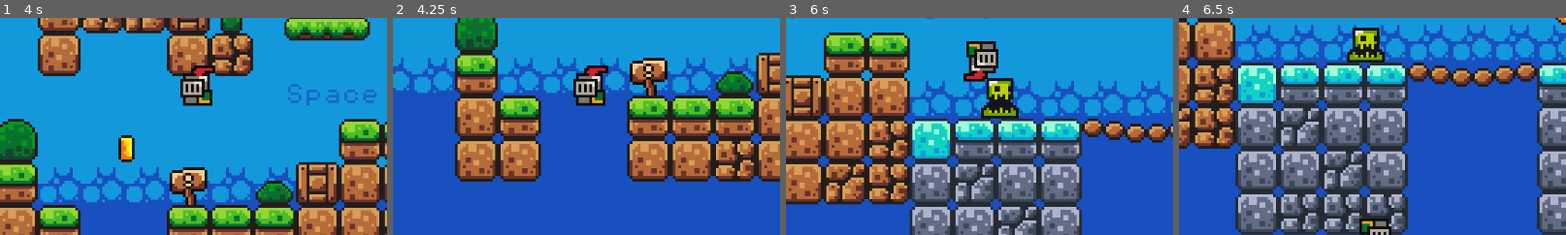
Above: before the commit, frames 1-4 (left to right).
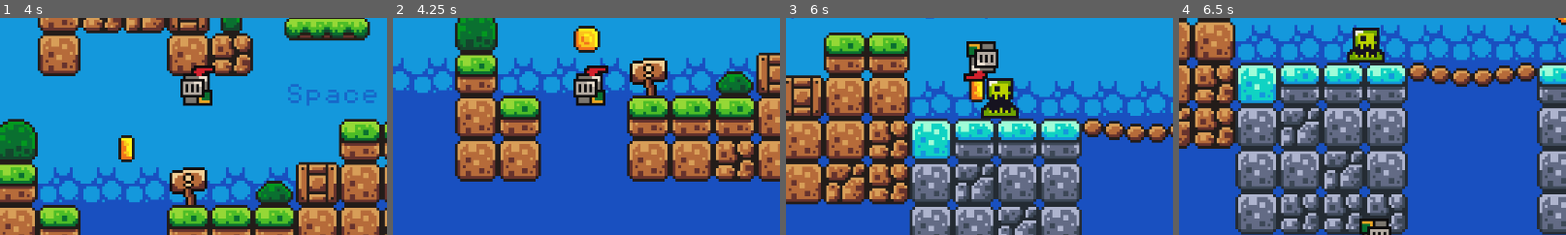
Above: after the commit, the same moments.

Repository: RizalAnas00/Godot-Game-1
Game: Godot game, scene res://Scenes/game.tscn
Same seed, same stepped clock (60 frames per second), same inputs: the game is played once before the commit and once after it. This scene is started directly instead of the project's main scene.
Inputs:
- Up to frame 1 (4 s): hold Right (move_right) 0.53-2.03 s; tap Space (jump) at 0.6, 0.77, 1.07, 1.35, 1.52, 1.82, 2.1, 2.85, 3.02, 3.32, 3.6, 3.77 s; hold A (move_left) from 2.03 s (still down)
- Up to frame 2 (4.25 s): keep holding A (move_left); tap Space (jump) at 4.07 s
- Up to frame 3 (6 s): release A (move_left) at 4.28 s; hold Right (move_right) from 4.28 s (still down); tap Space (jump) at 4.35, 4.52, 4.82, 5.1, 5.85 s
- Up to frame 4 (6.5 s): keep holding Right (move_right); tap Space (jump) at 6.02, 6.32 s
The pictures show only the part of the screen within x 25-75%, y 30-80%; the shares and areas given below are measured in that part.

Frame 1 is identical in both runs. In frame 2, 0.8% of the frame differs, in the area x 46-54%, y 3-17%; in frame 3, 0.4%; in frame 4, nothing differs.

Commit message:
SFX, Music

Diff:
--- a/Scenes/coin.tscn
+++ b/Scenes/coin.tscn
@@ -1,7 +1,8 @@
-[gd_scene load_steps=17 format=3 uid="uid://dxikn1tl404dn"]
+[gd_scene load_steps=21 format=3 uid="uid://dxikn1tl404dn"]
 
 [ext_resource type="Script" path="res://Scripts/coin.gd" id="1_adl8s"]
 [ext_resource type="Texture2D" uid="uid://cwic22n7yu80r" path="res://Assets/sprites/coin.png" id="1_cqgsv"]
+[ext_resource type="AudioStream" uid="uid://doqwxlpvgte2c" path="res://Assets/sounds/coin.wav" id="3_1iuqx"]
 
 [sub_resource type="AtlasTexture" id="AtlasTexture_157jw"]
 atlas = ExtResource("1_cqgsv")
@@ -98,6 +99,104 @@
 [sub_resource type="CircleShape2D" id="CircleShape2D_oqys8"]
 radius = 5.0
 
+[sub_resource type="Animation" id="Animation_pefm1"]
+resource_name = "pickup_animation"
+tracks/0/type = "value"
+tracks/0/imported = false
+tracks/0/enabled = true
+tracks/0/path = NodePath("AnimatedSprite2D:visible")
+tracks/0/interp = 1
+tracks/0/loop_wrap = true
+tracks/0/keys = {
+"times": PackedFloat32Array(0.0666667),
+"transitions": PackedFloat32Array(1),
+"update": 1,
+"values": [false]
+}
+tracks/1/type = "value"
+tracks/1/imported = false
+tracks/1/enabled = true
+tracks/1/path = NodePath("CollisionShape2D:disabled")
+tracks/1/interp = 1
+tracks/1/loop_wrap = true
+tracks/1/keys = {
+"times": PackedFloat32Array(0.0666667),
+"transitions": PackedFloat32Array(1),
+"update": 1,
+"values": [true]
+}
+tracks/2/type = "value"
+tracks/2/imported = false
+tracks/2/enabled = true
+tracks/2/path = NodePath("PickupSFX:playing")
+tracks/2/interp = 1
+tracks/2/loop_wrap = true
+tracks/2/keys = {
+"times": PackedFloat32Array(0.0666667),
+"transitions": PackedFloat32Array(1),
+"update": 1,
+"values": [true]
+}
+tracks/3/type = "method"
+tracks/3/imported = false
+tracks/3/enabled = true
+tracks/3/path = NodePath(".")
+tracks/3/interp = 1
+tracks/3/loop_wrap = true
+tracks/3/keys = {
+"times": PackedFloat32Array(1),
+"transitions": PackedFloat32Array(1),
+"values": [{
+"args": [],
+"method": &"queue_free"
+}]
+}
+
+[sub_resource type="Animation" id="Animation_je5g7"]
+length = 0.001
+tracks/0/type = "value"
+tracks/0/imported = false
+tracks/0/enabled = true
+tracks/0/path = NodePath("AnimatedSprite2D:visible")
+tracks/0/interp = 1
+tracks/0/loop_wrap = true
+tracks/0/keys = {
+"times": PackedFloat32Array(0),
+"transitions": PackedFloat32Array(1),
+"update": 1,
+"values": [true]
+}
+tracks/1/type = "value"
+tracks/1/imported = false
+tracks/1/enabled = true
+tracks/1/path = NodePath("CollisionShape2D:disabled")
+tracks/1/interp = 1
+tracks/1/loop_wrap = true
+tracks/1/keys = {
+"times": PackedFloat32Array(0),
+"transitions": PackedFloat32Array(1),
+"update": 1,
+"values": [false]
+}
+tracks/2/type = "value"
+tracks/2/imported = false
+tracks/2/enabled = true
+tracks/2/path = NodePath("PickupSFX:playing")
+tracks/2/interp = 1
+tracks/2/loop_wrap = true
+tracks/2/keys = {
+"times": PackedFloat32Array(0),
+"transitions": PackedFloat32Array(1),
+"update": 1,
+"values": [false]
+}
+
+[sub_resource type="AnimationLibrary" id="AnimationLibrary_5pa8c"]
+_data = {
+"RESET": SubResource("Animation_je5g7"),
+"pickup_animation": SubResource("Animation_pefm1")
+}
+
 [node name="coin" type="Area2D"]
 collision_mask = 2
 script = ExtResource("1_adl8s")
@@ -109,4 +208,13 @@
 [node name="CollisionShape2D" type="CollisionShape2D" parent="."]
 shape = SubResource("CircleShape2D_oqys8")
 
+[node name="PickupSFX" type="AudioStreamPlayer2D" parent="."]
+stream = ExtResource("3_1iuqx")
+bus = &"SFX"
+
+[node name="AnimationPlayer" type="AnimationPlayer" parent="."]
+libraries = {
+"": SubResource("AnimationLibrary_5pa8c")
+}
+
 [connection signal="body_entered" from="." to="." method="_on_body_entered"]
--- a/Scenes/killzone.tscn
+++ b/Scenes/killzone.tscn
@@ -1,6 +1,7 @@
-[gd_scene load_steps=2 format=3 uid="uid://b1xdvsmdxcr4c"]
+[gd_scene load_steps=3 format=3 uid="uid://b1xdvsmdxcr4c"]
 
 [ext_resource type="Script" path="res://Scripts/killzone.gd" id="1_uet85"]
+[ext_resource type="AudioStream" uid="uid://dmtxy4gutnlug" path="res://Assets/sounds/hurt.wav" id="2_s61ah"]
 
 [node name="Killzone" type="Area2D"]
 collision_mask = 2
@@ -10,5 +11,9 @@
 wait_time = 0.5
 one_shot = true
 
+[node name="hurtSFX" type="AudioStreamPlayer2D" parent="."]
+stream = ExtResource("2_s61ah")
+bus = &"SFX"
+
 [connection signal="body_entered" from="." to="." method="_on_body_entered"]
 [connection signal="timeout" from="Timer" to="." method="_on_timer_timeout"]
--- /dev/null
+++ b/Scenes/music.tscn
@@ -0,0 +1,8 @@
+[gd_scene load_steps=2 format=3 uid="uid://gro3s7lq0pu4"]
+
+[ext_resource type="AudioStream" uid="uid://ucox588fsohq" path="res://Assets/music/time_for_adventure.mp3" id="1_q404v"]
+
+[node name="Music" type="AudioStreamPlayer2D"]
+stream = ExtResource("1_q404v")
+autoplay = true
+bus = &"Music"
--- a/Scenes/player.tscn
+++ b/Scenes/player.tscn
@@ -1,7 +1,8 @@
-[gd_scene load_steps=26 format=3 uid="uid://b88bl3n5y7126"]
+[gd_scene load_steps=27 format=3 uid="uid://b88bl3n5y7126"]
 
 [ext_resource type="Texture2D" uid="uid://cyr3x5rdbjvma" path="res://Assets/sprites/knight.png" id="1_ahnhs"]
 [ext_resource type="Script" path="res://Scripts/player.gd" id="1_pccfm"]
+[ext_resource type="AudioStream" uid="uid://dpmd6bar337j0" path="res://Assets/sounds/jump.wav" id="3_fhefy"]
 
 [sub_resource type="AtlasTexture" id="AtlasTexture_31nki"]
 atlas = ExtResource("1_ahnhs")
@@ -185,3 +186,6 @@
 [node name="CollisionShape2D" type="CollisionShape2D" parent="."]
 position = Vector2(0, -5)
 shape = SubResource("CircleShape2D_ti6ej")
+
+[node name="JumpSFX" type="AudioStreamPlayer2D" parent="."]
+stream = ExtResource("3_fhefy")
--- a/Scripts/coin.gd
+++ b/Scripts/coin.gd
@@ -1,7 +1,9 @@
 extends Area2D
 
 @onready var game_manager: Node = %"Game Manager"
+@onready var animation_player: AnimationPlayer = $AnimationPlayer
 
 func _on_body_entered(body: Node2D):
+	print(" +1 Coin")
 	game_manager.add_point()
-	queue_free()
+	animation_player.play("pickup_animation")
--- a/Scripts/killzone.gd
+++ b/Scripts/killzone.gd
@@ -1,10 +1,12 @@
 extends Area2D
 
 @onready var timer: Timer = $Timer
+@onready var hurt_sfx: AudioStreamPlayer2D = $hurtSFX
 
 func _on_body_entered(body: Node2D):
 	print("DEAD")
 	Engine.time_scale = 0.5
+	hurt_sfx.play()
 	body.get_node("CollisionShape2D").queue_free()
 	body.get_node("AnimatedSprite2D").flip_v = true
 	#body.rotate(180)
--- a/Scripts/player.gd
+++ b/Scripts/player.gd
@@ -1,6 +1,7 @@
 extends CharacterBody2D
 
 @onready var animated_sprite: AnimatedSprite2D = $AnimatedSprite2D
+@onready var jump_sfx: AudioStreamPlayer2D = $JumpSFX
 
 const SPEED = 100.0
 const JUMP_VELOCITY = -300.0
@@ -17,6 +18,7 @@
 	# Handle jump.
 	if Input.is_action_just_pressed("jump") and is_on_floor():
 		velocity.y = JUMP_VELOCITY
+		jump_sfx.play()
 
 	# Get the input direction and handle the movement/deceleration.
 	var direction = Input.get_axis("move_left", "move_right")
--- /dev/null
+++ b/default_bus_layout.tres
@@ -0,0 +1,15 @@
+[gd_resource type="AudioBusLayout" format=3 uid="uid://bh3xqepofceat"]
+
+[resource]
+bus/1/name = &"Music"
+bus/1/solo = false
+bus/1/mute = false
+bus/1/bypass_fx = false
+bus/1/volume_db = -12.4611
+bus/1/send = &"Master"
+bus/2/name = &"SFX"
+bus/2/solo = false
+bus/2/mute = false
+bus/2/bypass_fx = false
+bus/2/volume_db = 0.0
+bus/2/send = &"Master"
--- a/project.godot
+++ b/project.godot
@@ -14,6 +14,10 @@
 run/main_scene="res://Scenes/player.tscn"
 config/features=PackedStringArray("4.3", "Forward Plus")
 config/icon="res://icon.svg"
+
+[autoload]
+
+Music="*res://Scenes/music.tscn"
 
 [dotnet]
 
Not shown, changed: Assets/music/time_for_adventure.mp3.import
